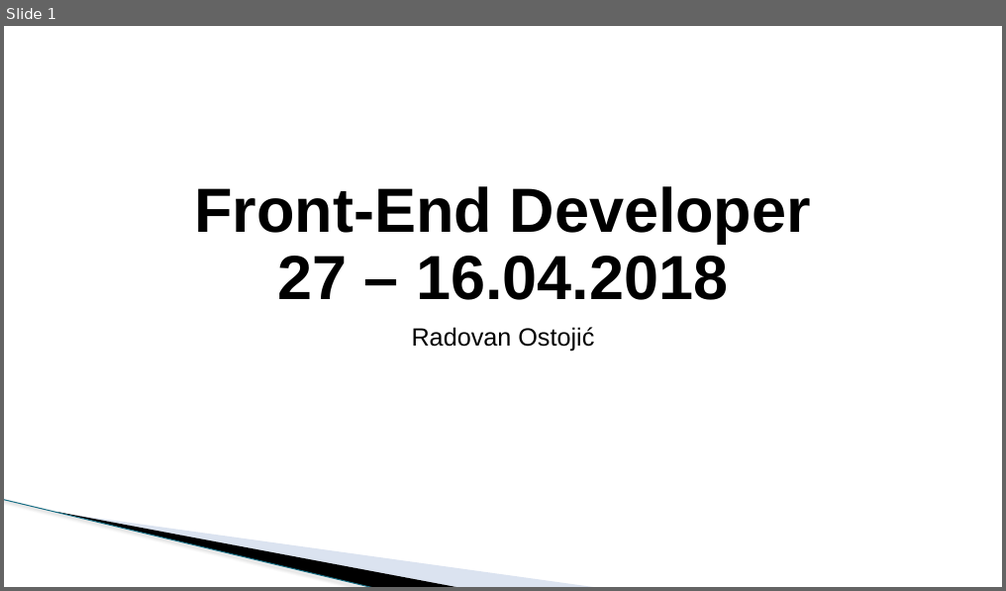
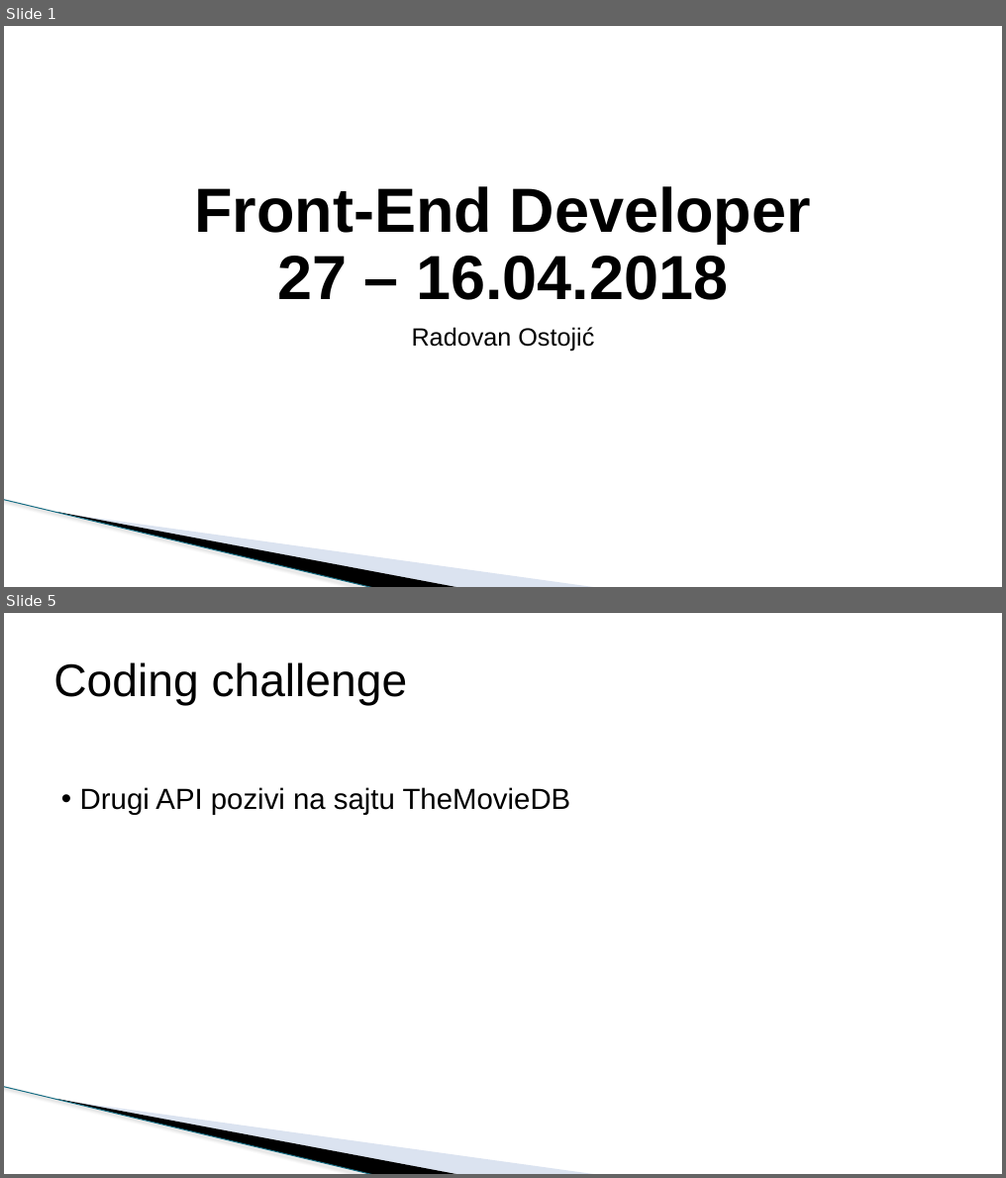
Before and after one commit to todalexcode/kurs-front-end, a slide deck: sesija-27/PPT/Front-End Developer-27.pptx. Shown one above the other, each under a label of ours: slide 1 before the commit, slides 1 and 5 after it; the slides between them are not shown. The pictures are 1006x591 and 1006x1178 pixels, drawn with LibreOffice and Linux fonts; fonts in the diff are those of the drawing; background and template pictures are left out. Boxes give left, top, right and bottom in pixels: in the first picture for what was removed or moved away, otherwise in the second. Text is boxed around its words. In the diff, an @@ line names an element or a change of style, - is before the commit and + after.

```diff
--- a/sesija-27/PPT/Front-End Developer-27.pptx
+++ b/sesija-27/PPT/Front-End Developer-27.pptx
@@ slide 5 added at box(4, 613, 1002, 1174), background #FFFFFF; not listed: 3 template elements that a slide beside it also shows @@
@@ title added at box(54, 663, 408, 706), 44 pt, text #000000 @@
+Coding challenge
@@ text added at box(80, 787, 571, 815), 28 pt, text #000000 @@
+• Drugi API pozivi na sajtu TheMovieDB
```
Also in this commit, not shown: 2 slides changed, 1 other slide added, 1 slide removed, 6 other files.
